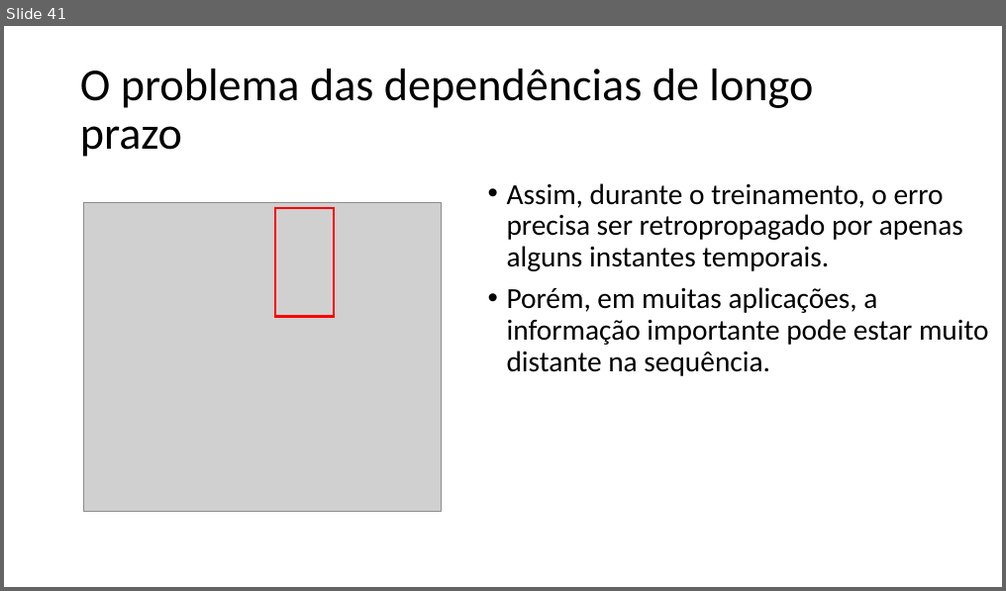
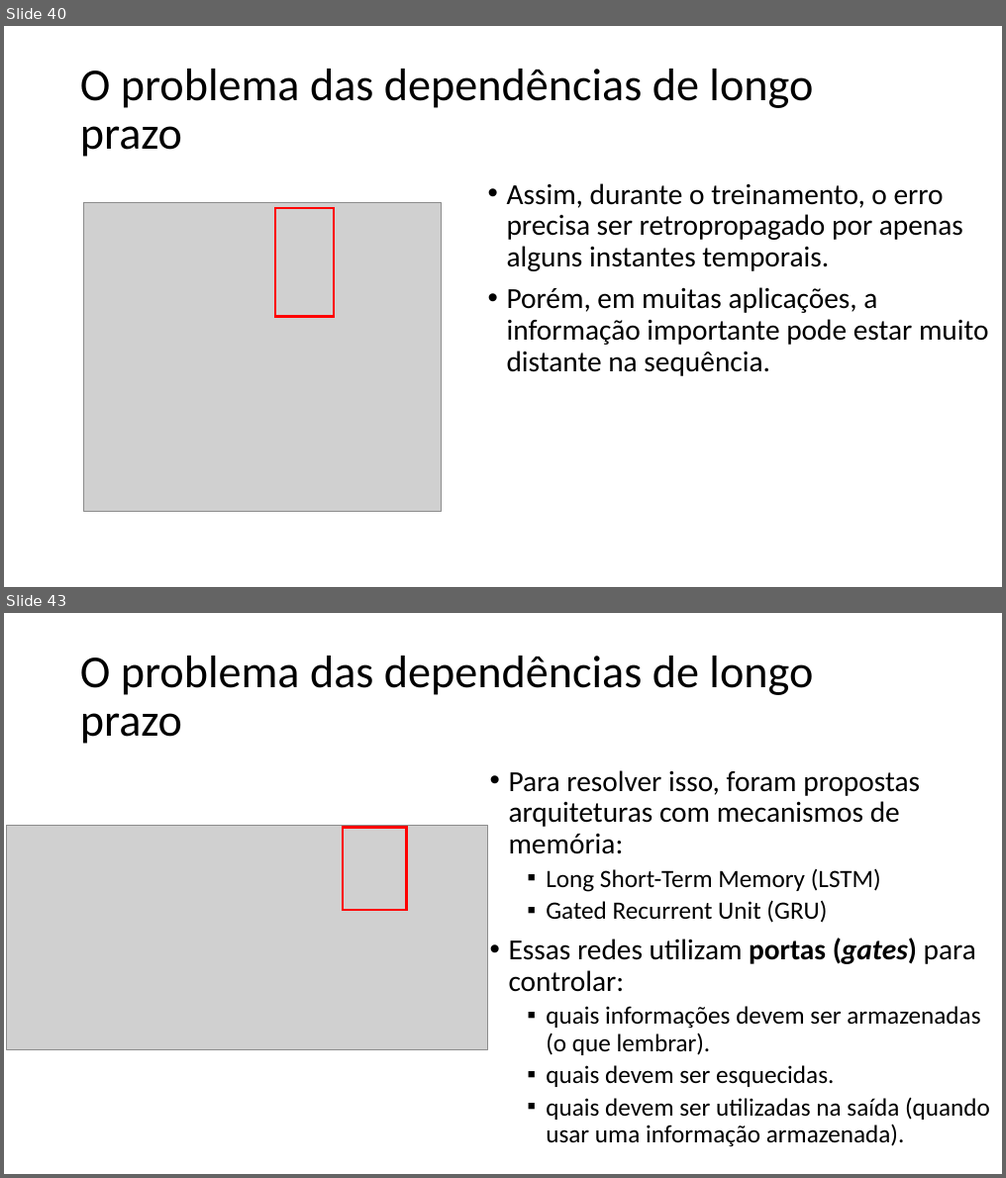
Before and after one commit to zz4fap/c24_inteligencia_artificial, a slide deck: slides/C24_RNN.pptx. Shown one above the other, each under a label of ours: slide 41 before the commit, slides 40 and 43 after it; the slides between them are not shown. The pictures are 1006x591 and 1006x1178 pixels, drawn with LibreOffice and Linux fonts; fonts in the diff are those of the drawing; grey boxes stand for pictures. Boxes give left, top, right and bottom in pixels: in the first picture for what was removed or moved away, otherwise in the second. Text is boxed around its words. In the diff, an @@ line names an element or a change of style, - is before the commit and + after.

```diff
--- a/slides/C24_RNN.pptx
+++ b/slides/C24_RNN.pptx
@@ slide 43 added at bbox=[4, 613, 1002, 1174], background #FFFFFF @@
@@ title added at bbox=[80, 656, 813, 744], 44 pt, text #000000 @@
+O problema das dependências de longo prazo
@@ text added at bbox=[509, 770, 990, 1148], 24 pt, text #000000 @@
+• Para resolver isso, foram propostas arquiteturas com mecanismos de memória:
+  ▪ Long Short-Term Memory (LSTM)
+  ▪ Gated Recurrent Unit (GRU)
+• Essas redes utilizam portas (gates) para controlar:
+  ▪ quais informações devem ser armazenadas (o que lembrar).
+  ▪ quais devem ser esquecidas.
+  ▪ quais devem ser utilizadas na saída (quando usar uma informação armazenada).
@@ picture added at bbox=[6, 826, 488, 1051] @@
@@ rectangle added at bbox=[343, 827, 406, 910], outline #FF0000 2.25 pt @@
@@ what was slide 41 is now slide 40 @@
```
Also in this commit, not shown: 4 slides changed, 2 other slides added.
